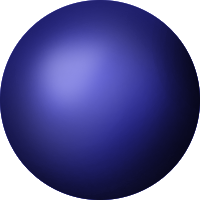
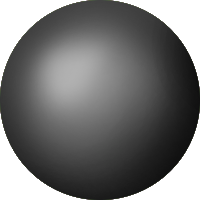
Layered file, before and after one edit (200 x 200). Changes by layer:
added layer "gray" above "green" over [0, 0, 200, 200]
added layer "green" above "red" over [0, 0, 200, 200]
showed "red" over [0, 0, 200, 200]
